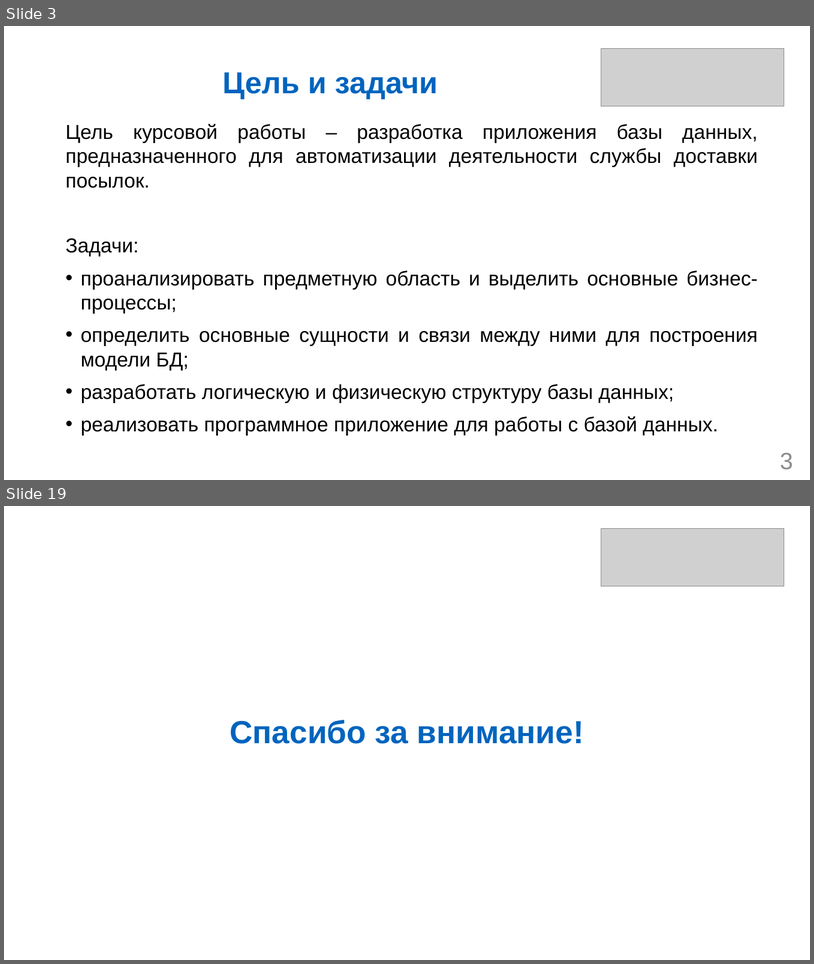
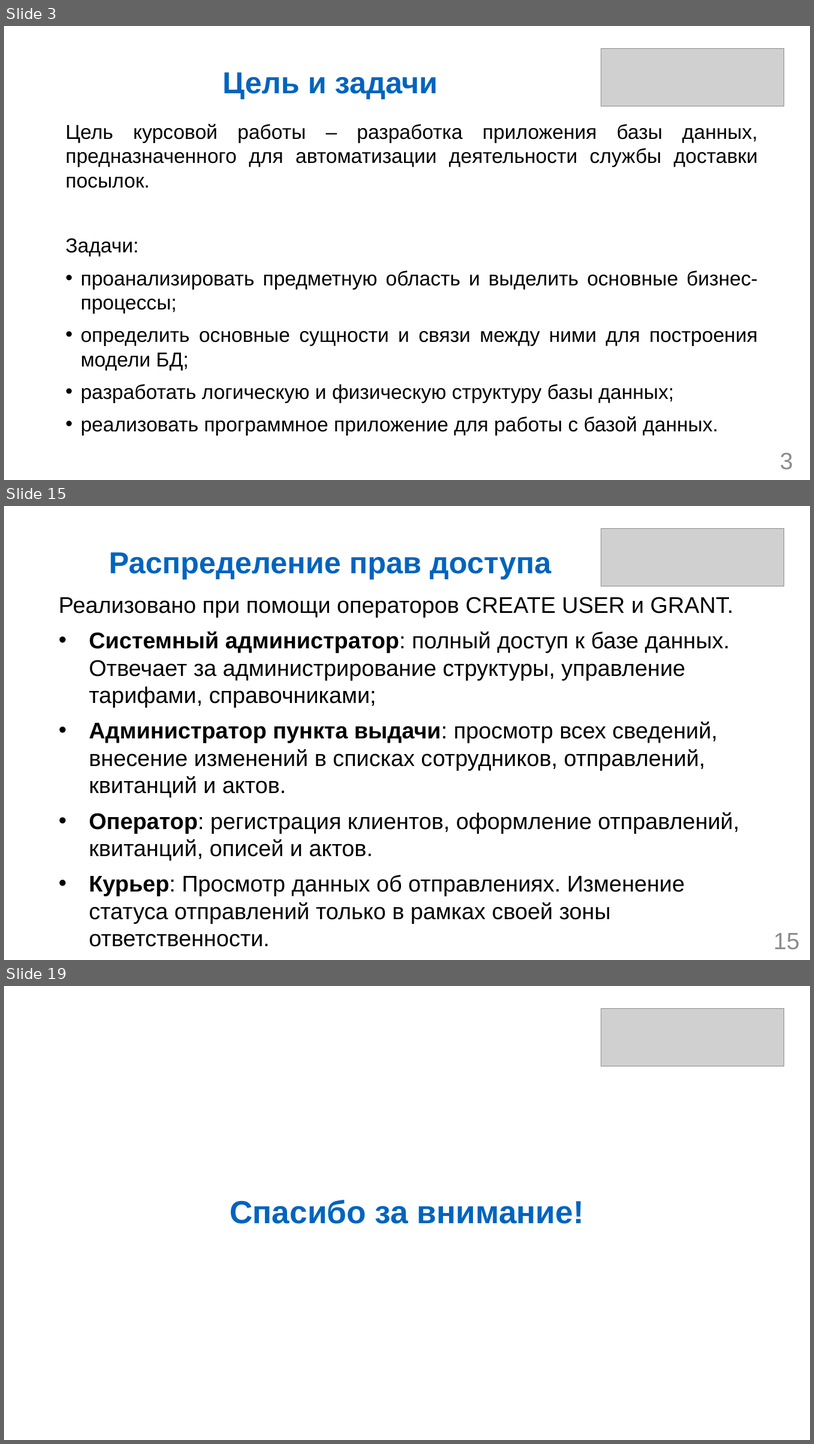
Before and after one commit to DimaDima51/db-coursework, a slide deck: Котельников ИВТб23о-1 Курсовая работа.pptx. Shown one above the other, each under a label of ours: slides 3 and 19 before the commit, slides 3, 15 and 19 after it; the slides between them are not shown. The pictures are 814x964 and 814x1444 pixels, drawn with LibreOffice and Linux fonts; fonts in the diff are those of the drawing; grey boxes stand for pictures. Boxes give left, top, right and bottom in pixels: in the first picture for what was removed or moved away, otherwise in the second. Text is boxed around its words. In the diff, an @@ line names an element or a change of style, - is before the commit and + after.

```diff
--- a/Котельников ИВТб23о-1 Курсовая работа.pptx
+++ b/Котельников ИВТб23о-1 Курсовая работа.pptx
@@ slide 15 added at (4, 506, 810, 960), background #FFFFFF @@
@@ picture added at (601, 528, 785, 586) @@
@@ title added at (109, 552, 551, 579), 36 pt, text #0064BE, bold @@
+Распределение прав доступа
@@ text added at (59, 597, 740, 946), 27 pt, text #000000 @@
+Реализовано при помощи операторов CREATE USER и GRANT.
+• Системный администратор: полный доступ к базе данных. Отвечает за администрирование структуры, управление тарифами, справочниками;
+• Администратор пункта выдачи: просмотр всех сведений, внесение изменений в списках сотрудников, отправлений, квитанций и актов.
+• Оператор: регистрация клиентов, оформление отправлений, квитанций, описей и актов.
+• Курьер: Просмотр данных об отправлениях. Изменение статуса отправлений только в рамках своей зоны ответственности.
@@ page number added at (774, 933, 800, 949), 28 pt, text #8C8C8C @@
+15
```
Also in this commit, not shown: 3 slides changed, 11 other slides added, 12 slides removed, 6 other files.
